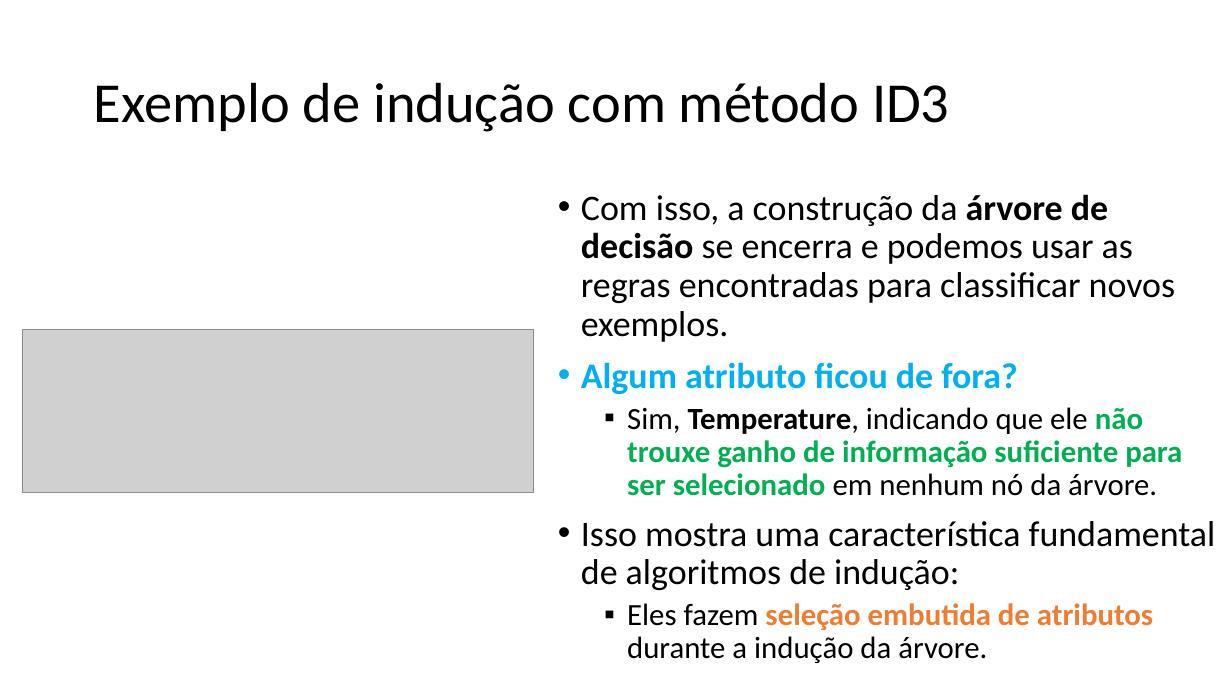
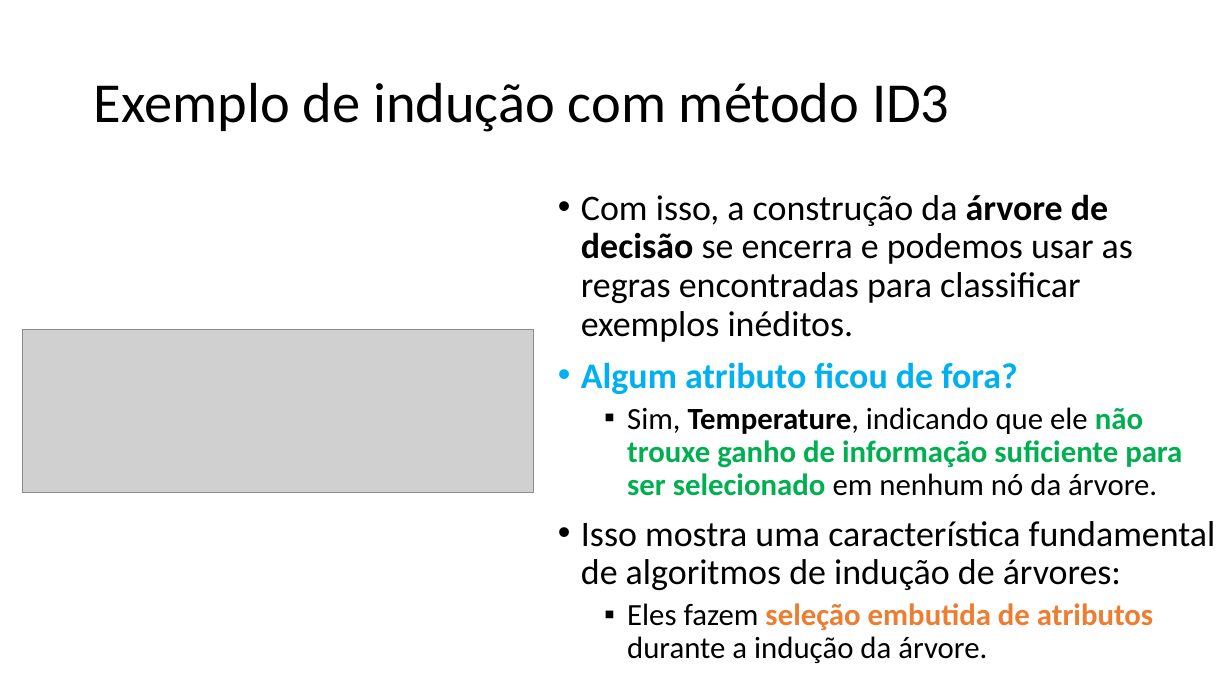
Before and after one commit to zz4fap/c24_inteligencia_artificial, a slide deck: slide 56 of slides/C24_Árvores_de_decisão.pptx. Drawn at 1232x693 pixels with LibreOffice and Linux fonts; fonts in the diff are those of the drawing; grey boxes stand for pictures. Boxes give left, top, right and bottom in pixels: in the first picture for what was removed or moved away, otherwise in the second. Text is boxed around its words. In the diff, an @@ line names an element or a change of style, - is before the commit and + after.

```diff
--- a/slides/C24_Árvores_de_decisão.pptx
+++ b/slides/C24_Árvores_de_decisão.pptx
@@ text at bbox=[581, 194, 1133, 342]: text changed @@
-• Com isso, a construção da árvore de decisão se encerra e podemos usar as regras encontradas para classificar novos exemplos.
+• Com isso, a construção da árvore de decisão se encerra e podemos usar as regras encontradas para classificar exemplos inéditos.
@@ text at bbox=[581, 521, 1216, 590]: text changed @@
-• Isso mostra uma característica fundamental de algoritmos de indução:
+• Isso mostra uma característica fundamental de algoritmos de indução de árvores:
```
Also in this commit, not shown: 7 other slides changed, 1 other file.
